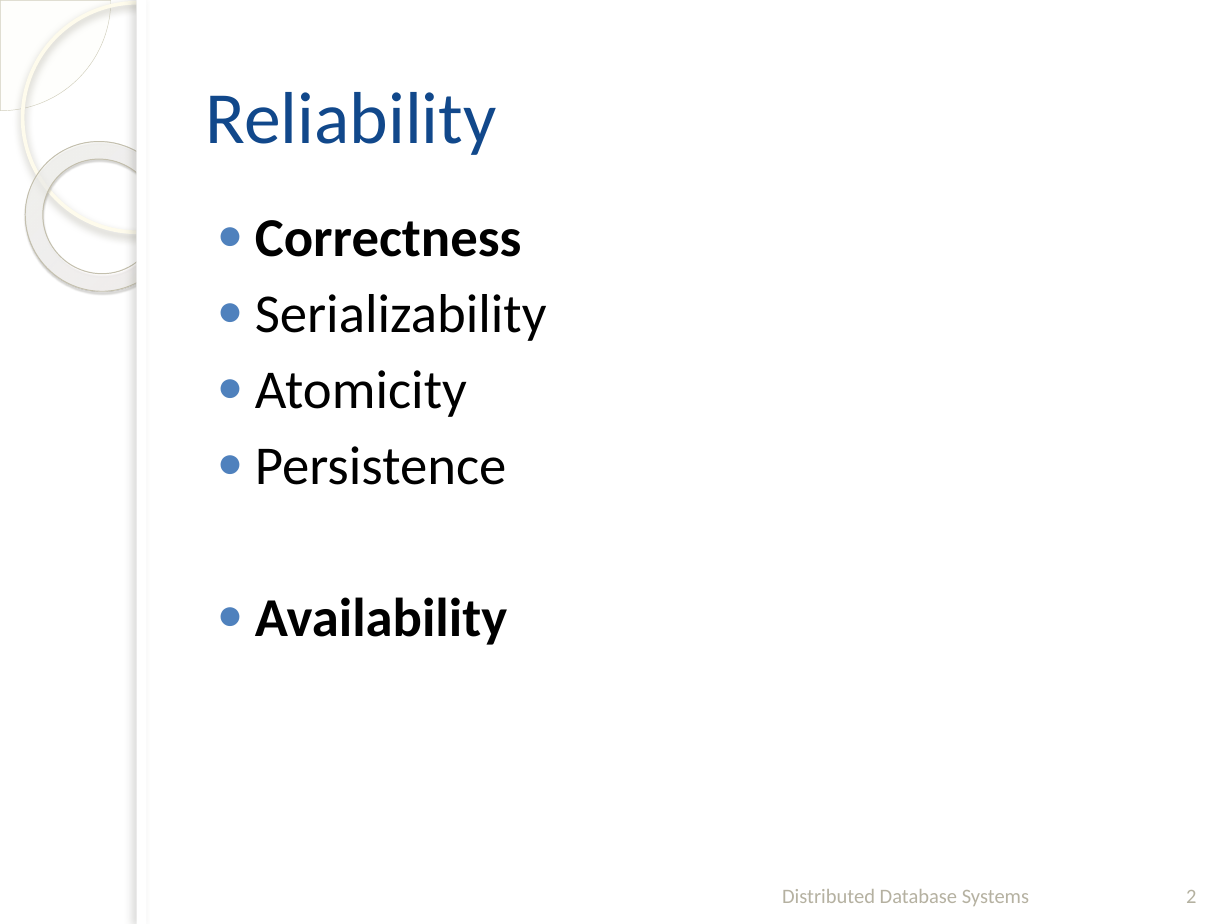
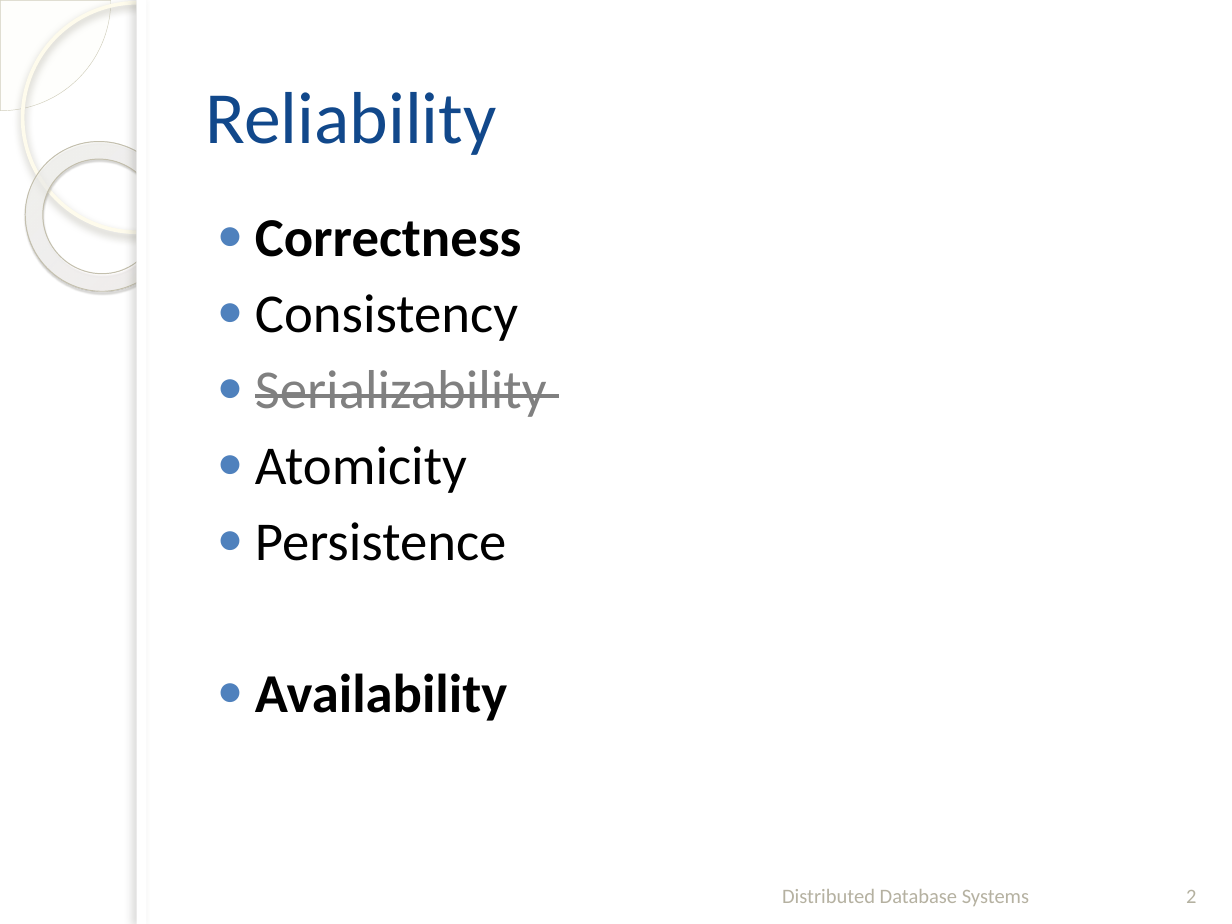
Before and after one commit to fanju1984/ddb, a slide deck: slide 2 of Fall_2019/Slides/12-Distributed_DBMS_Reliability-2.pptx. Drawn at 1232x924 pixels with LibreOffice and Linux fonts; fonts in the diff are those of the drawing; background and template pictures are left out. Boxes give left, top, right and bottom in pixels: in the first picture for what was removed or moved away, otherwise in the second. Text is boxed around its words. In the diff, an @@ line names an element or a change of style, - is before the commit and + after.

Commit message:
updated slides

```diff
--- a/Fall_2019/Slides/12-Distributed_DBMS_Reliability-2.pptx
+++ b/Fall_2019/Slides/12-Distributed_DBMS_Reliability-2.pptx
@@ text at (255, 294, 518, 341): paragraph added @@
+● Consistency
@@ text at (255, 370, 547, 417): text colour #000000 to #808080, strikethrough on in "Serializability" @@
```
Also in this commit, not shown: 3 other files.
